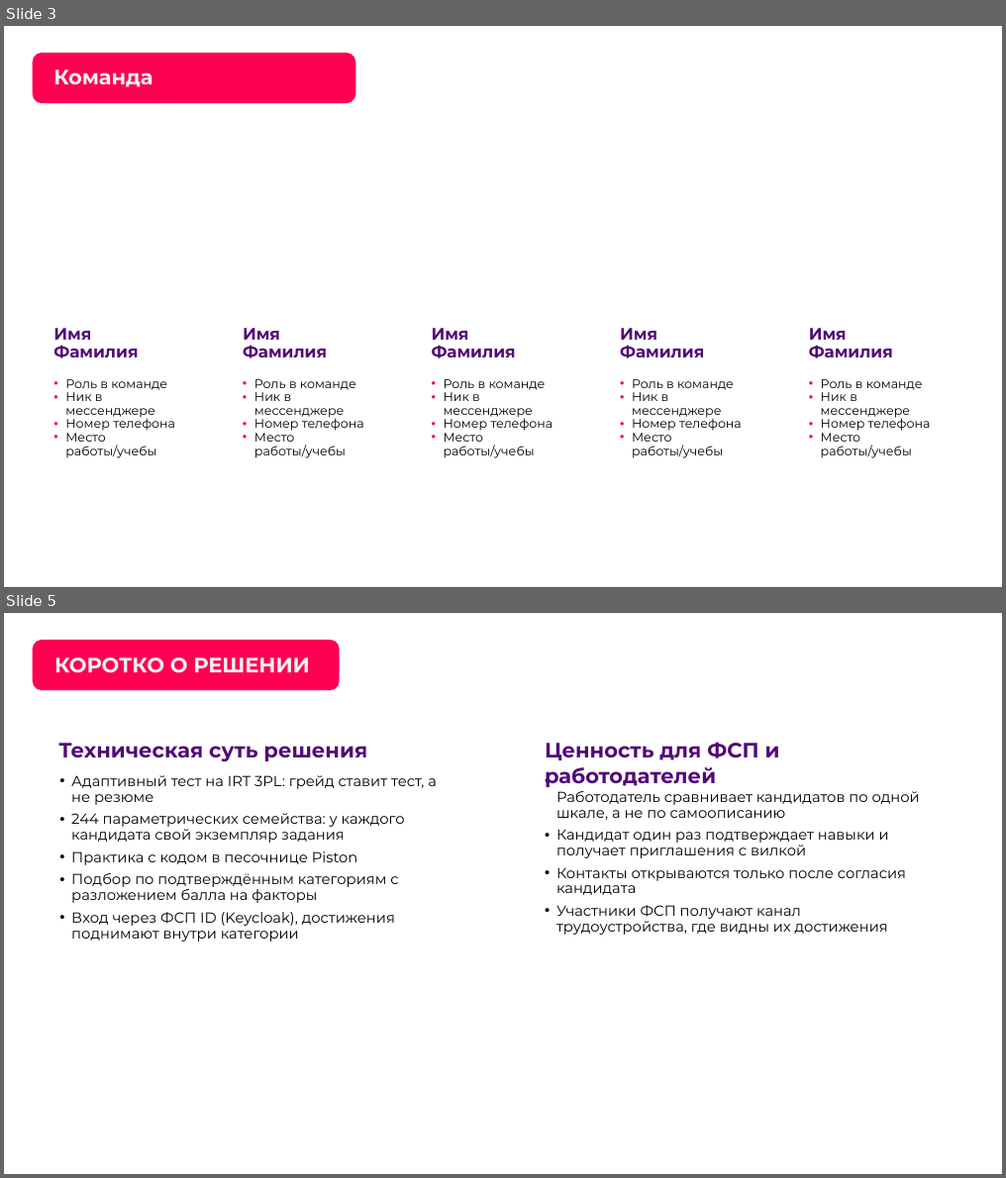
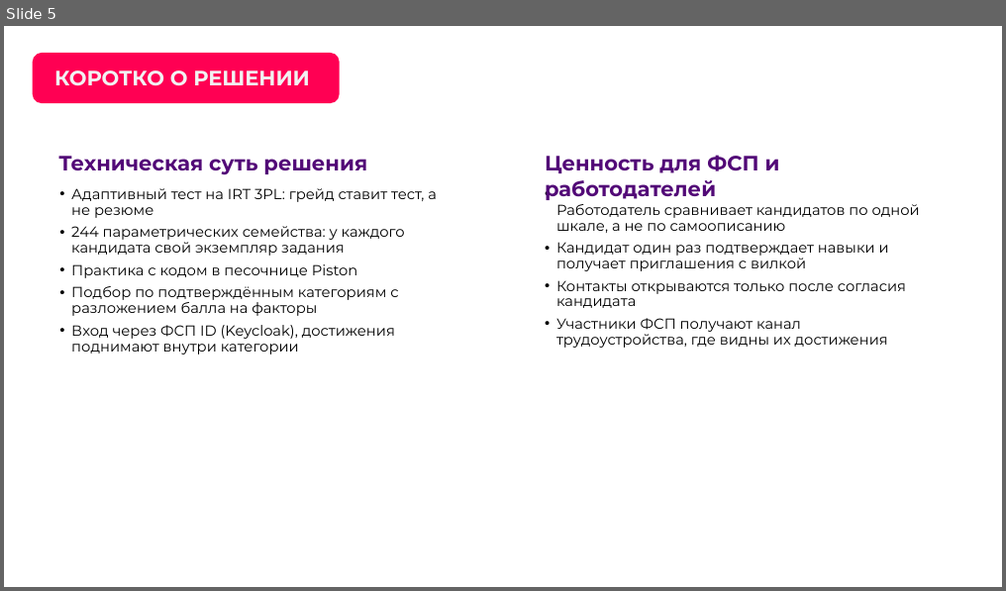
Before and after one commit to Egor2809/fsp-scout, a slide deck: docs/scout-presentation.pptx. Shown one above the other, each under a label of ours: slides 3 and 5 before the commit, slide 5 after it; the slides between them are not shown. The pictures are 1006x1178 and 1006x591 pixels, drawn with LibreOffice and Linux fonts; fonts in the diff are those of the drawing; background and template pictures are left out. Boxes give left, top, right and bottom in pixels: in the first picture for what was removed or moved away, otherwise in the second. Text is boxed around its words. In the diff, an @@ line names an element or a change of style, - is before the commit and + after.

```diff
--- a/docs/scout-presentation.pptx
+++ b/docs/scout-presentation.pptx
@@ slide 3 removed at <box>4,26,1002,587</box>, background picture (left out) @@
@@ rounded rectangle removed at <box>33,52,355,103</box> @@
@@ title removed at <box>54,70,152,87</box> @@
-Команда
@@ rounded rectangle removed at <box>33,151,212,547</box> @@
@@ rounded rectangle removed at <box>410,151,589,547</box> @@
@@ rounded rectangle removed at <box>598,151,778,547</box> @@
@@ rounded rectangle removed at <box>787,151,966,547</box> @@
@@ text removed at <box>54,328,138,359</box> @@
-Имя Фамилия
@@ text removed at <box>243,328,327,359</box> @@
-Имя Фамилия
@@ text removed at <box>432,328,516,359</box> @@
-Имя Фамилия
@@ text removed at <box>620,328,704,359</box> @@
-Имя Фамилия
@@ text removed at <box>809,328,893,359</box> @@
-Имя Фамилия
@@ text removed at <box>65,379,175,459</box> @@
-• Роль в команде
-• Ник в мессенджере
-• Номер телефона
-• Место работы/учебы
@@ text removed at <box>254,379,364,459</box> @@
-• Роль в команде
-• Ник в мессенджере
-• Номер телефона
-• Место работы/учебы
@@ text removed at <box>444,379,553,459</box> @@
-• Роль в команде
-• Ник в мессенджере
-• Номер телефона
-• Место работы/учебы
@@ text removed at <box>632,379,742,459</box> @@
-• Роль в команде
-• Ник в мессенджере
-• Номер телефона
-• Место работы/учебы
@@ text removed at <box>821,379,931,459</box> @@
-• Роль в команде
-• Ник в мессенджере
-• Номер телефона
-• Место работы/учебы
@@ page number removed at <box>939,547,984,576</box> @@
-3
```
Also in this commit, not shown: 4 slides changed, 1 slide added.
